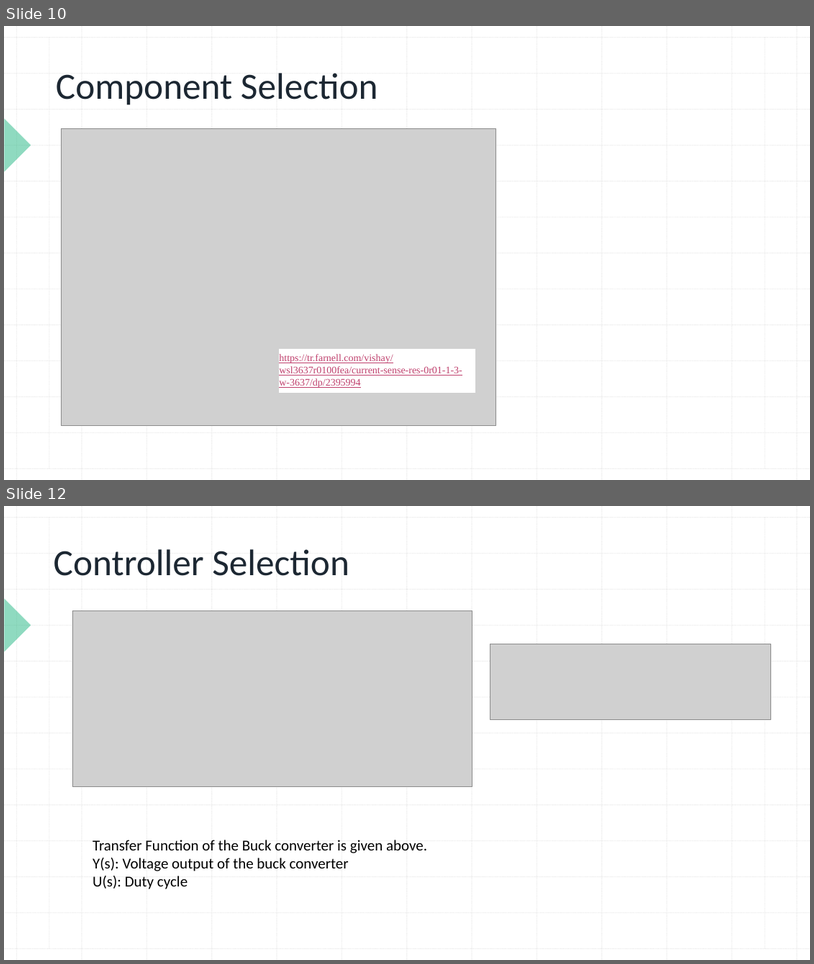
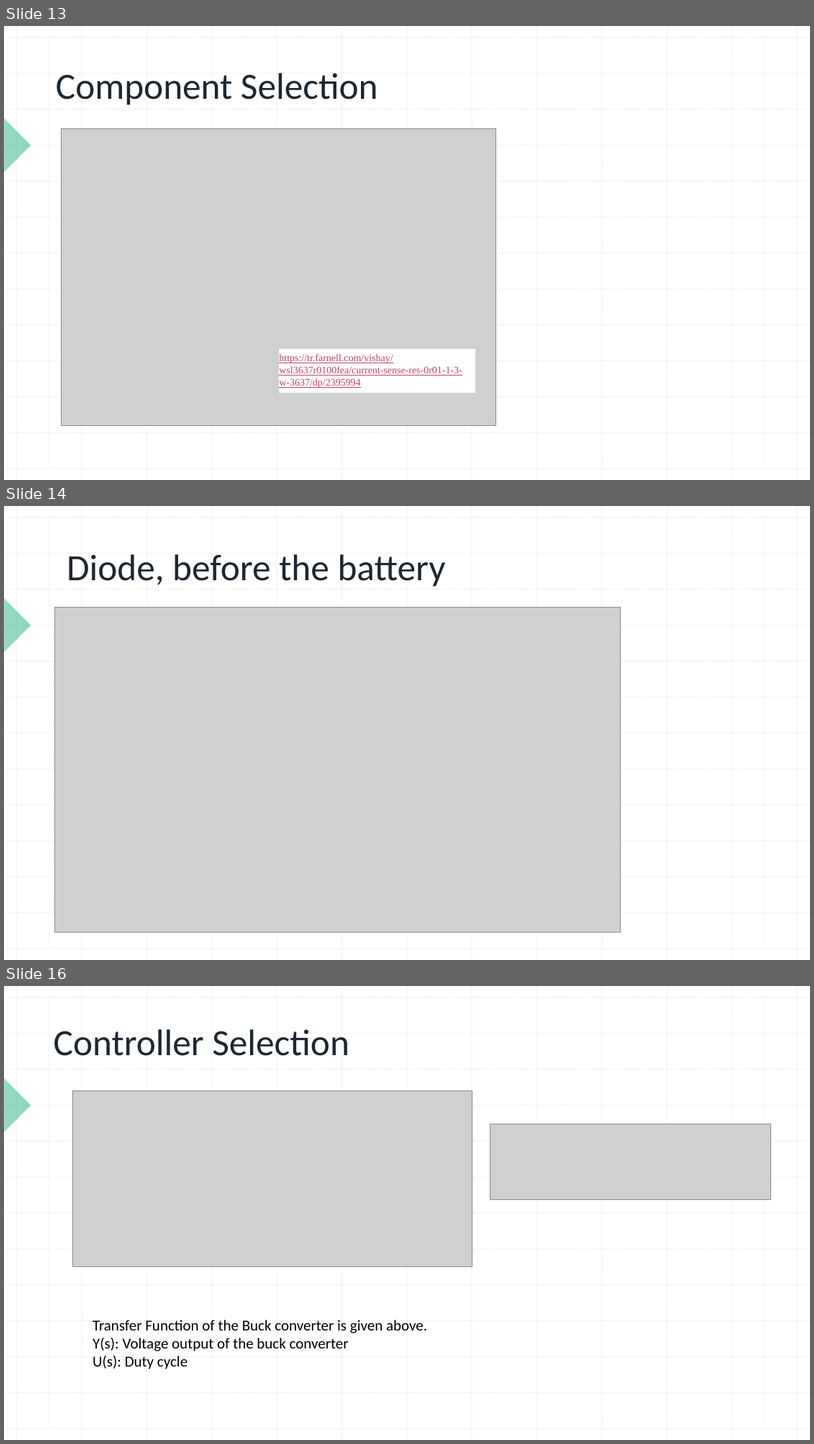
Before and after one commit to ozgurselenozge/EE463-Hardware-Project, a slide deck: Term Project/463 Project Presentation.pptx. Shown one above the other, each under a label of ours: slides 10 and 12 before the commit, slides 13, 14 and 16 after it; the slides between them are not shown. The pictures are 814x964 and 814x1444 pixels, drawn with LibreOffice and Linux fonts; fonts in the diff are those of the drawing; grey boxes stand for pictures. Boxes give left, top, right and bottom in pixels: in the first picture for what was removed or moved away, otherwise in the second. Text is boxed around its words. In the diff, an @@ line names an element or a change of style, - is before the commit and + after.

```diff
--- a/Term Project/463 Project Presentation.pptx
+++ b/Term Project/463 Project Presentation.pptx
@@ slide 14 added at (4, 506, 810, 960), background #FFFFFF; not listed: 29 template elements that a slide beside it also shows @@
@@ title added at (67, 554, 446, 587), 44 pt, text #1C2732 @@
+Diode, before the battery
@@ picture added at (55, 608, 621, 932) @@
@@ what was slide 10 is now slide 13 @@
@@ what was slide 12 is now slide 16 @@
```
Also in this commit, not shown: 4 slides changed, 3 other slides added.
